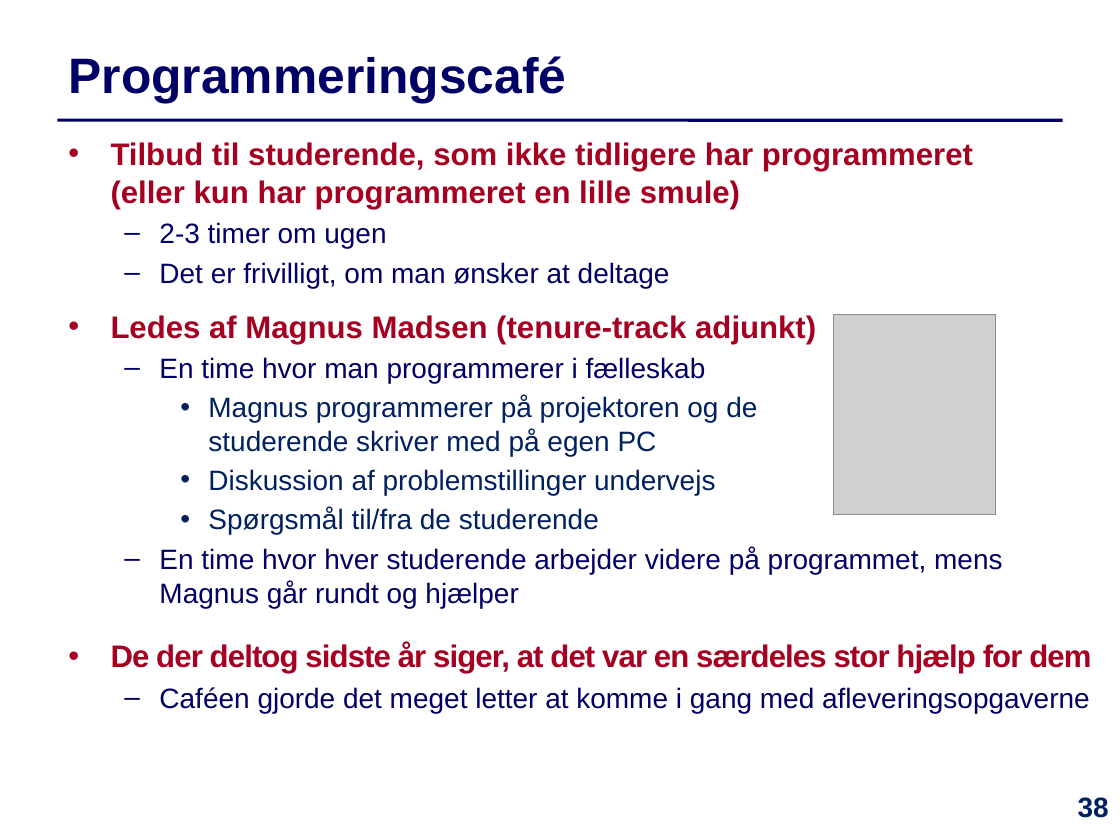
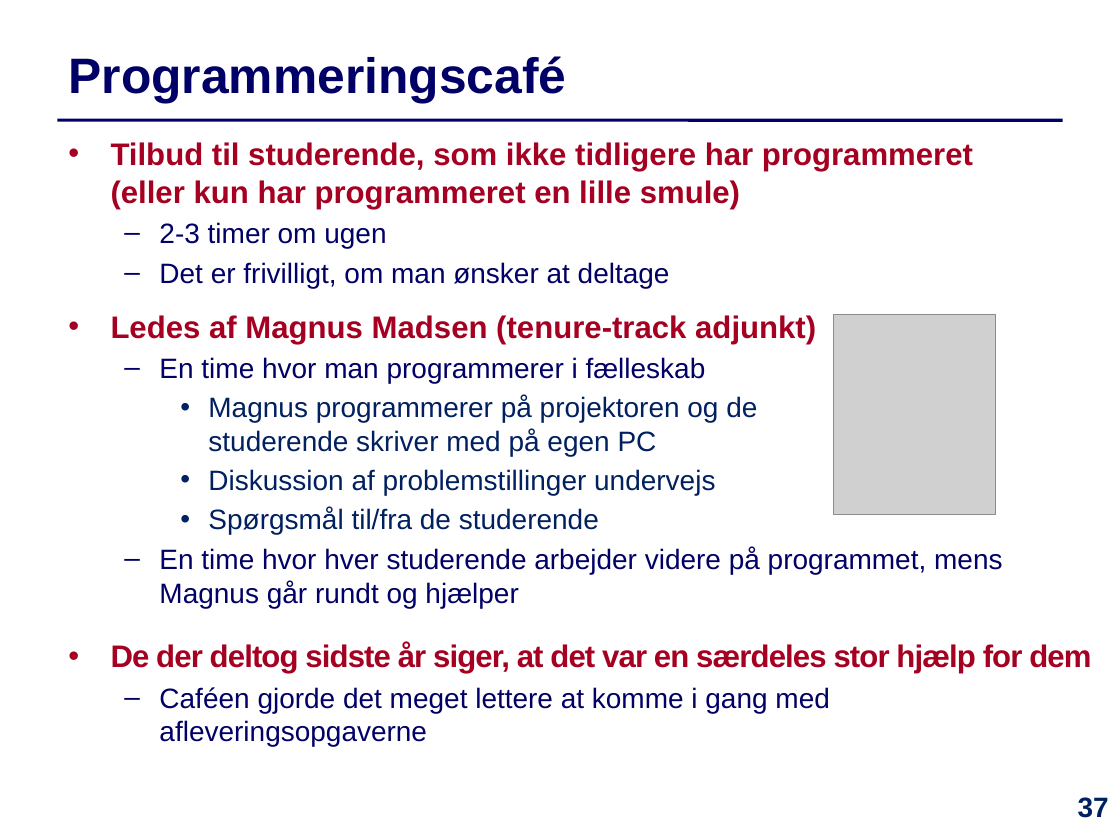
Before and after one commit to IntProgAU/Materiale, a slide deck: slide 37 of web/e23/uge_2a/Slides-Uge2-Mandag.pptx (slide 38 before the commit). Drawn at 1120x840 pixels with LibreOffice and Linux fonts; fonts in the diff are those of the drawing; grey boxes stand for pictures. Boxes give left, top, right and bottom in pixels: in the first picture for what was removed or moved away, otherwise in the second. Text is boxed around its words. In the diff, an @@ line names an element or a change of style, - is before the commit and + after.

```diff
--- a/web/e23/uge_2a/Slides-Uge2-Mandag.pptx
+++ b/web/e23/uge_2a/Slides-Uge2-Mandag.pptx
@@ text at [159, 687, 829, 747]: text changed @@
-  – Caféen gjorde det meget letter at komme i gang med afleveringsopgaverne
+  – Caféen gjorde det meget lettere at komme i gang med afleveringsopgaverne
@@ page number at [1078, 797, 1109, 818]: text changed @@
-38
+37
```
Also in this commit, not shown: 4 other slides changed, 1 slide removed, 2 other files.
